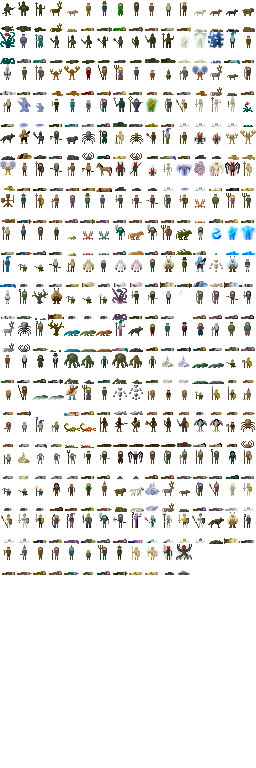
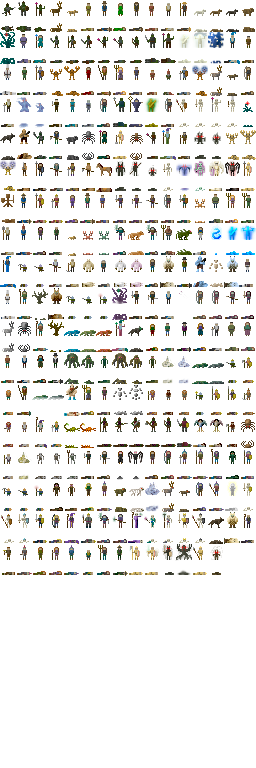
Layer changes from the first (256, 768) image to the second:
painted on "Background" over 130, 544, 223, 575
